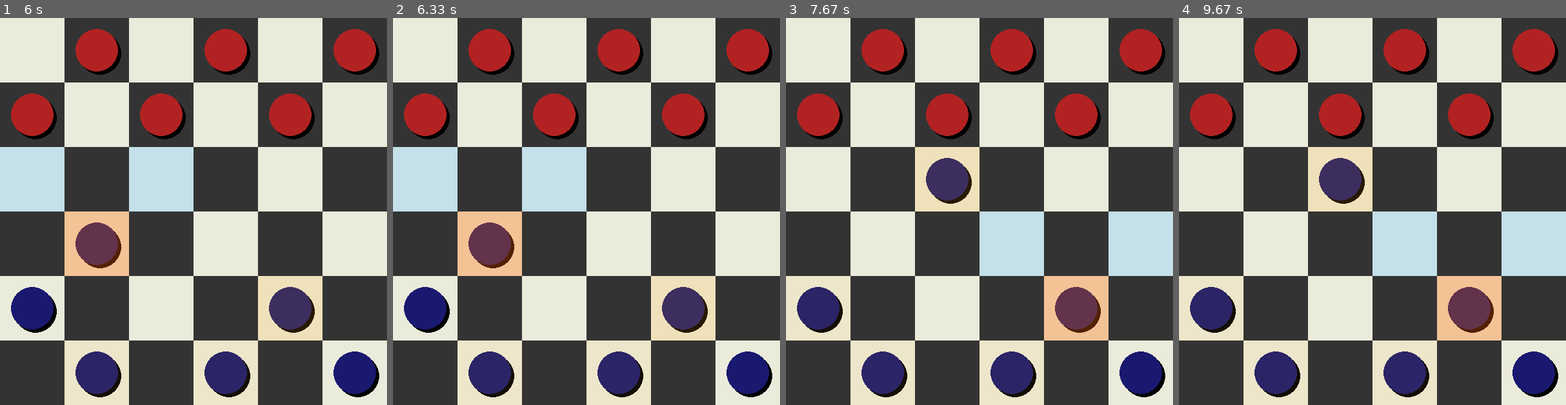
Above: before the commit, frames 1-4 (left to right).
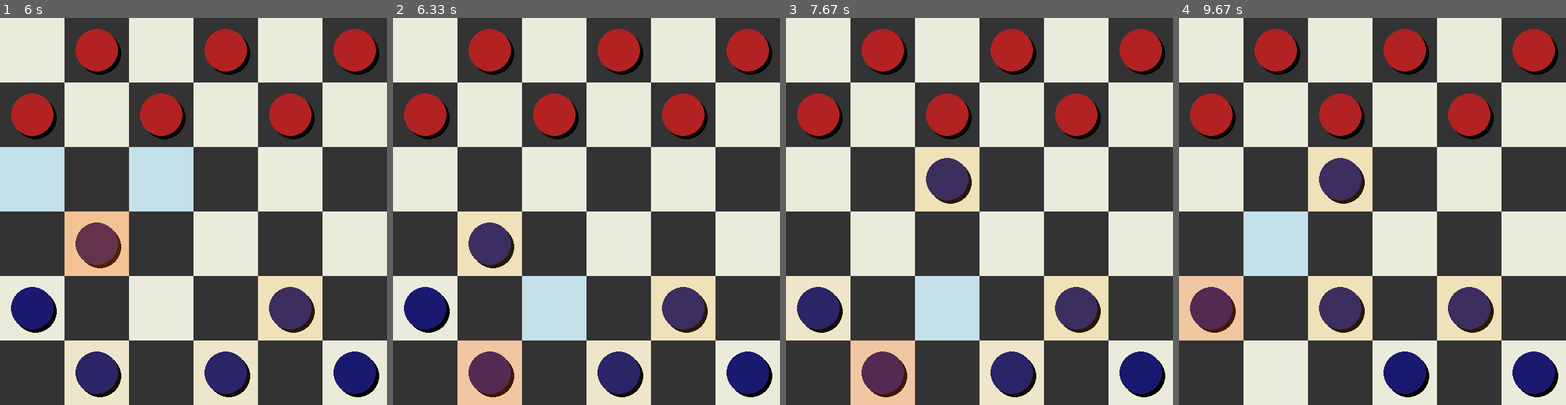
Above: after the commit, the same moments.

Repository: kibria30/minicheckers_pygame
Game: pygame game, started from main.py
The game is run twice, just before and just after one commit, with the same random seed, the same clock (stepped at 60 frames per second) and the same inputs.
Inputs (mouse positions are in pixels of both pictures, inside the frame that each line leads up to):
- Up to frame 1 (6 s): click (174, 312) at 2.88 s; click (340, 358) at 3.22 s; click (69, 250) at 4.55 s; click (85, 254) at 5.22 s
- Up to frame 2 (6.33 s): click (470, 354) at 6.05 s
- Up to frame 3 (7.67 s): click (859, 234) at 6.38 s; click (940, 196) at 6.72 s; click (1099, 304) at 7.05 s; click (890, 343) at 7.42 s
- Up to frame 4 (9.67 s): click (1333, 327) at 9.15 s; click (1229, 331) at 9.48 s

Frame 1 is identical in both runs. In frame 2, 14% of the frame differs, in the area x 0-50%, y 33-100%; in frame 3, 14%; in frame 4, 18%, in the area x 0-100%, y 50-98%.

Commit message:
ok with player part just need some color tuning

Diff:
--- a/main.py
+++ b/main.py
@@ -132,6 +132,14 @@
                 selected_piece = None
                 valid_move = []
                 PLAYER_TURN = False
+            elif piece == PLAYER_PIECE and (row, col) in movable_pieces:
+                 selected_piece = (row, col)
+                 valid_move = []
+                 if row > 0:
+                     if col > 0 and board[row - 1][col - 1] == EMPTY:
+                         valid_move.append((row - 1, col - 1))
+                     if col < COLS - 1 and board[row - 1][col + 1] == EMPTY:
+                         valid_move.append((row - 1, col + 1))
         else:
             if piece == PLAYER_PIECE and (row, col) in movable_pieces:
                 selected_piece = (row, col)
